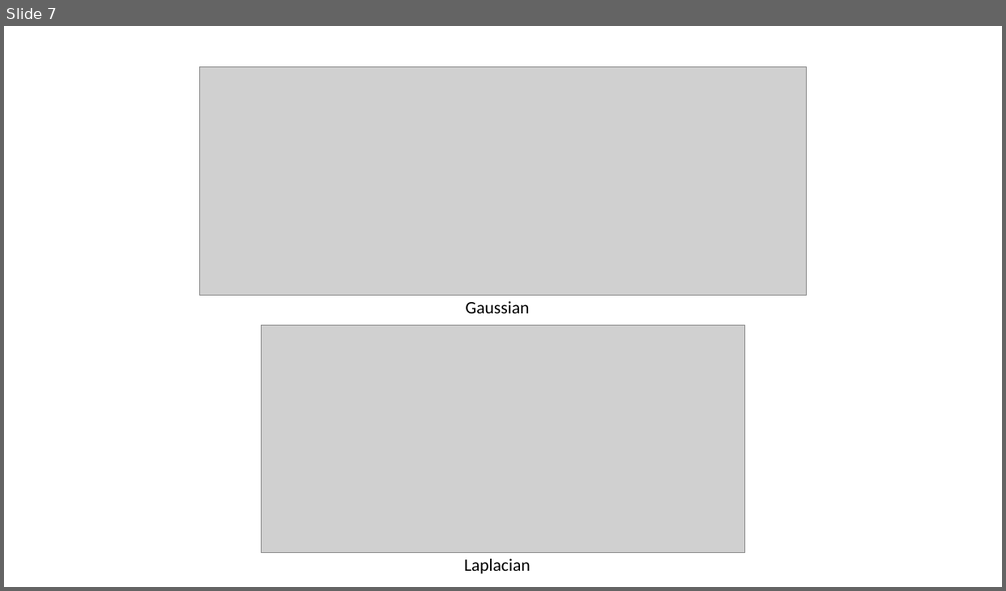
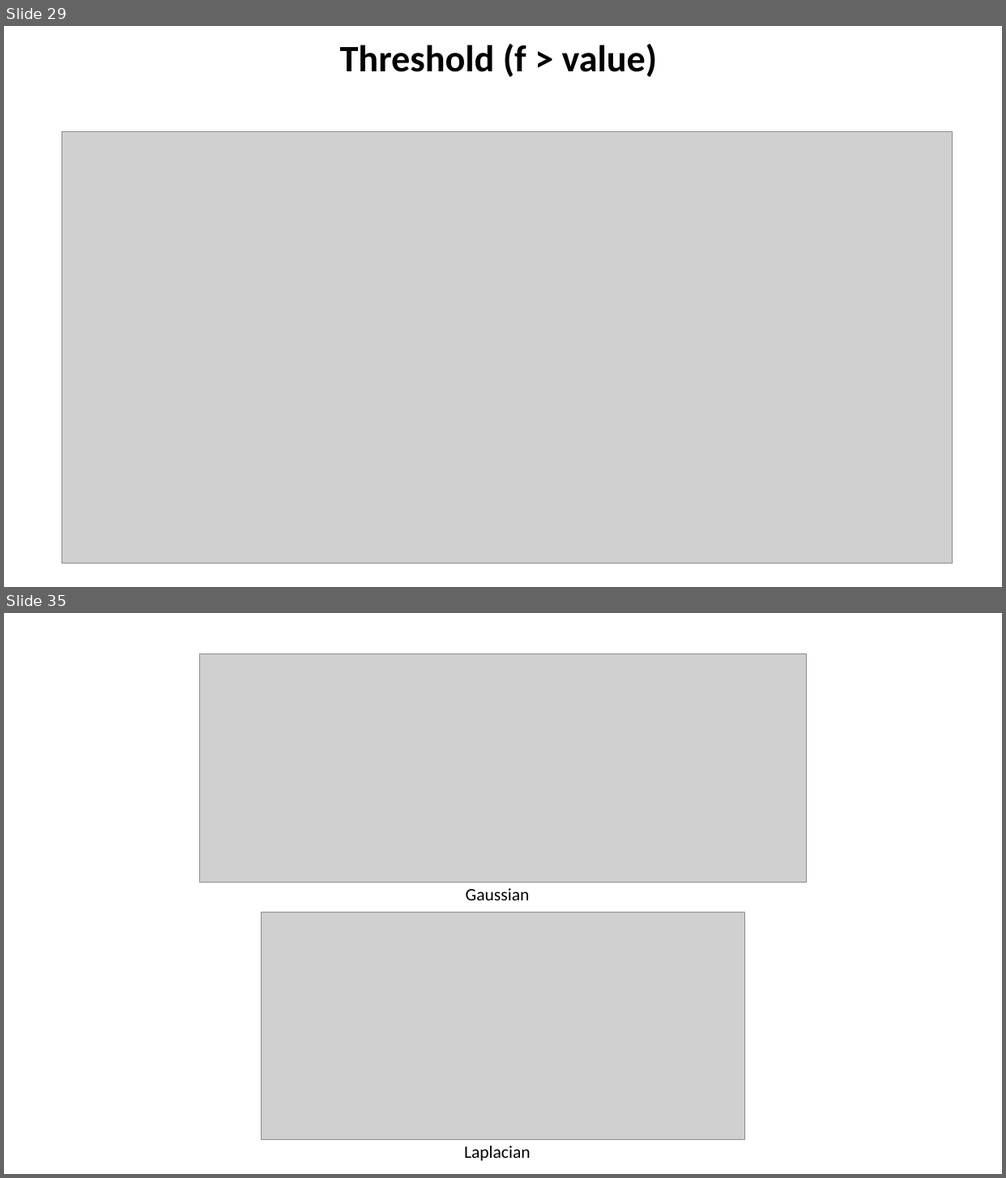
Before and after one commit to YoniChechik/AI_is_Math, a slide deck: c_08_features/features.pptx. Shown one above the other, each under a label of ours: slide 7 before the commit, slides 29 and 35 after it; the slides between them are not shown. The pictures are 1006x591 and 1006x1178 pixels, drawn with LibreOffice and Linux fonts; fonts in the diff are those of the drawing; grey boxes stand for pictures. Boxes give left, top, right and bottom in pixels: in the first picture for what was removed or moved away, otherwise in the second. Text is boxed around its words. In the diff, an @@ line names an element or a change of style, - is before the commit and + after.

```diff
--- a/c_08_features/features.pptx
+++ b/c_08_features/features.pptx
@@ slide 29 added at box(4, 26, 1002, 587), background #FFFFFF @@
@@ title added at box(340, 44, 658, 77), 36 pt, text #000000, bold @@
+Threshold (f > value)
@@ picture added at box(62, 132, 953, 564) @@
@@ what was slide 7 is now slide 35 @@
```
Also in this commit, not shown: 32 other slides added, 1 slide removed.
